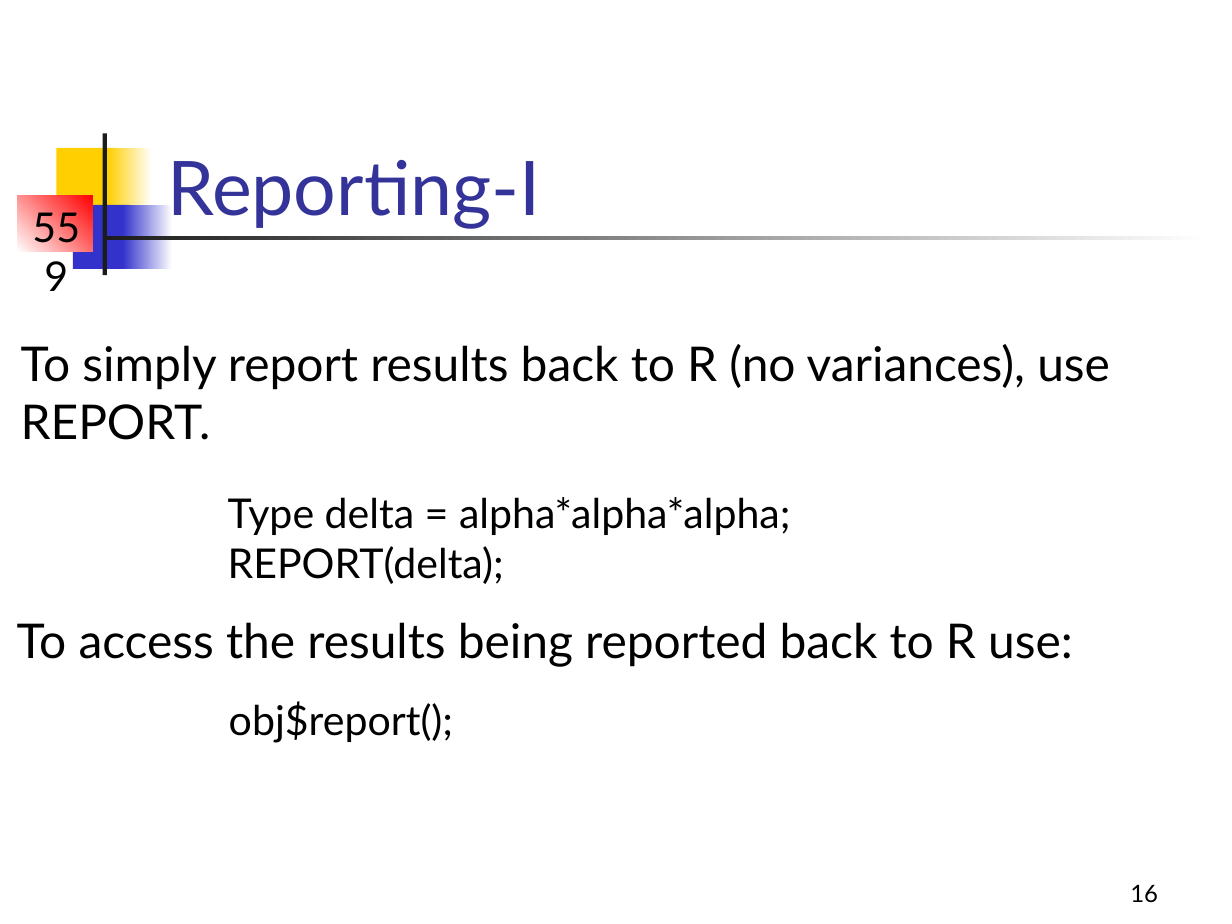
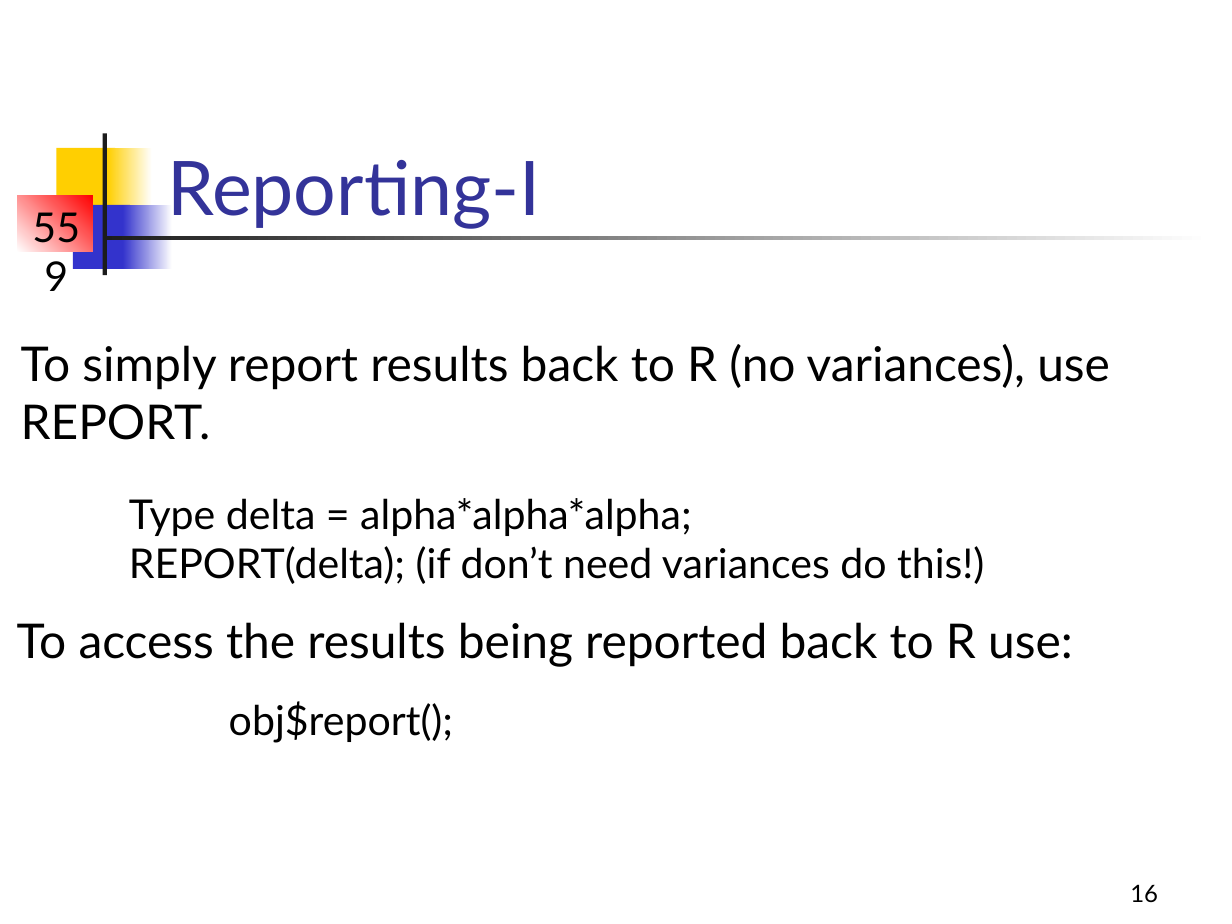
Before and after one commit to briellekwarta19/TMB_workshop, a slide deck: slide 16 of Lectures/LectA.ppt. Drawn at 1232x924 pixels with LibreOffice and Linux fonts; fonts in the diff are those of the drawing. Boxes give left, top, right and bottom in pixels: in the first picture for what was removed or moved away, otherwise in the second. Text is boxed around its words. In the diff, an @@ line names an element or a change of style, - is before the commit and + after.

```diff
--- a/Lectures/LectA.ppt
+++ b/Lectures/LectA.ppt
@@ text "Type delta = alpha*alpha*alpha;": place and size @@
-text "Type delta = alpha*alpha*alpha;" at <box>228,497,790,584</box>
+text "Type delta = alpha*alpha*alpha;" at <box>129,498,984,584</box>
@@ text at <box>129,546,984,584</box>: text changed @@
-REPORT(delta);
+REPORT(delta); (if don’t need variances do this!)
```
Also in this commit, not shown: 5 other slides changed, 17 other files.
